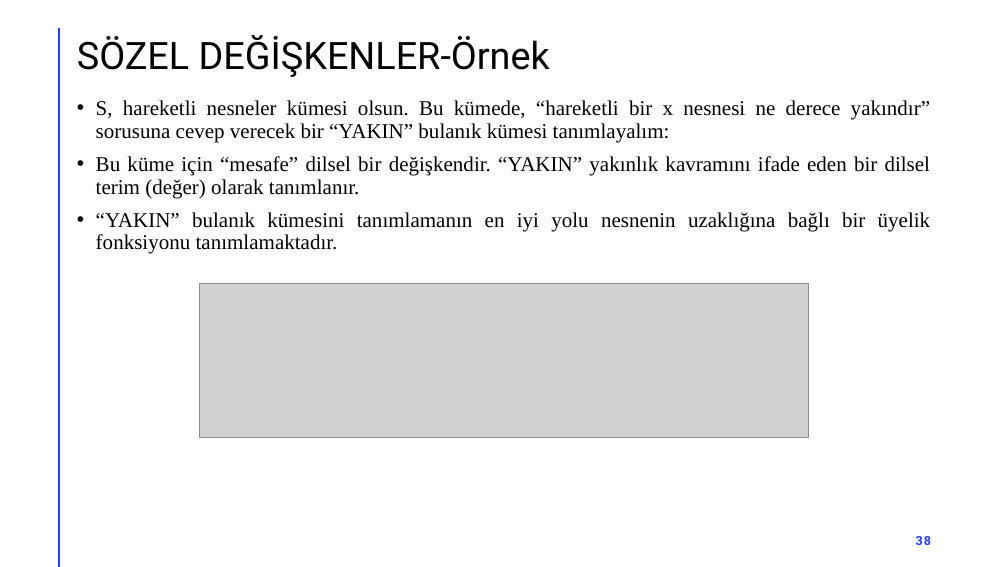
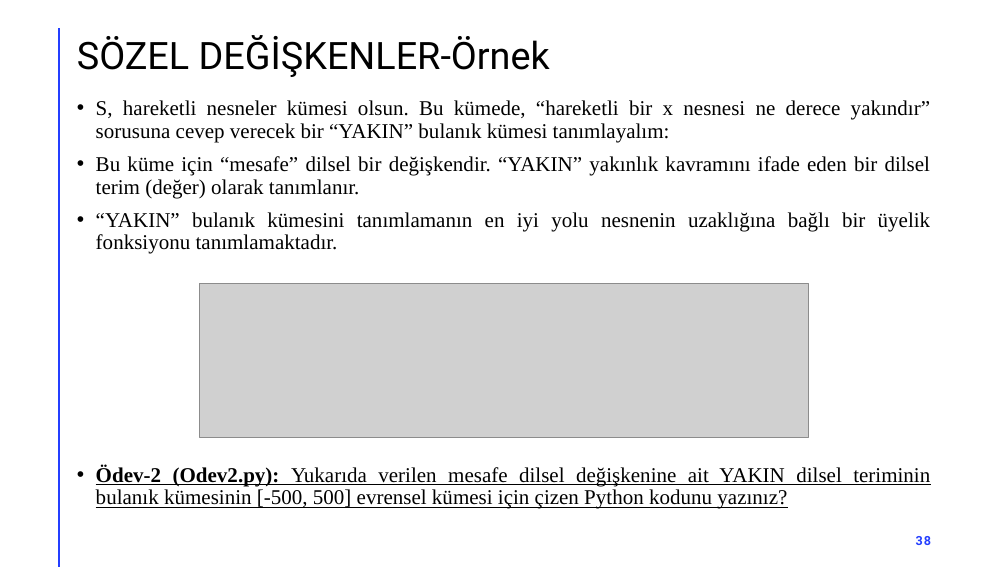
Before and after one commit to akaraci/Bulanik_Mantik, a slide deck: slide 38 of Hafta-2.pptx. Drawn at 1008x567 pixels with LibreOffice and Linux fonts; fonts in the diff are those of the drawing; grey boxes stand for pictures. Boxes give left, top, right and bottom in pixels: in the first picture for what was removed or moved away, otherwise in the second. Text is boxed around its words. In the diff, an @@ line names an element or a change of style, - is before the commit and + after.

```diff
--- a/Hafta-2.pptx
+++ b/Hafta-2.pptx
@@ text at bbox=[96, 466, 930, 509]: paragraph added @@
+• Ödev-2 (Odev2.py): Yukarıda verilen mesafe dilsel değişkenine ait YAKIN dilsel teriminin bulanık kümesinin [-500, 500] evrensel kümesi için çizen Python kodunu yazınız?
```
Also in this commit, not shown: 16 other slides changed, 1 slide added.
